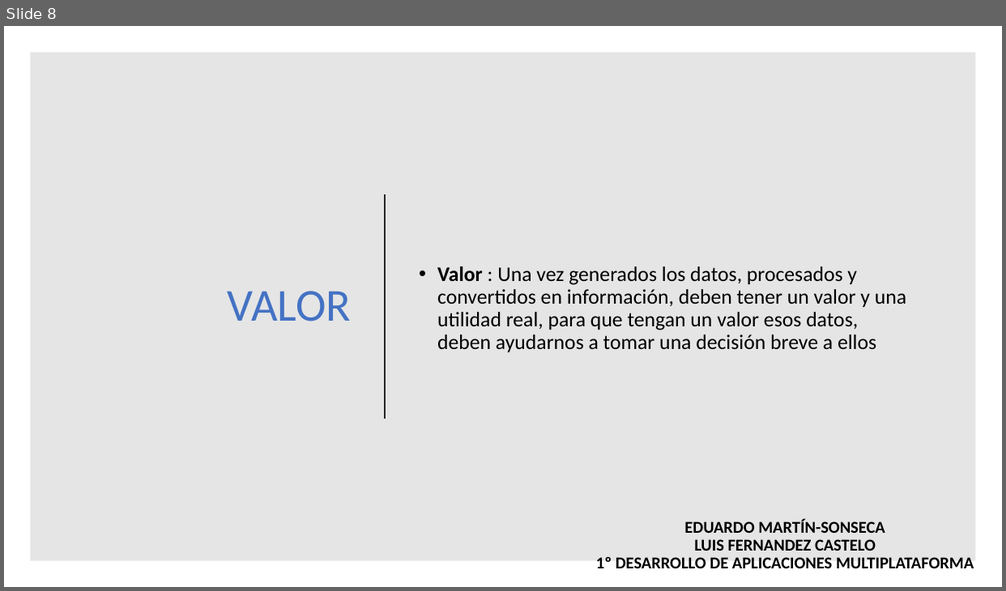
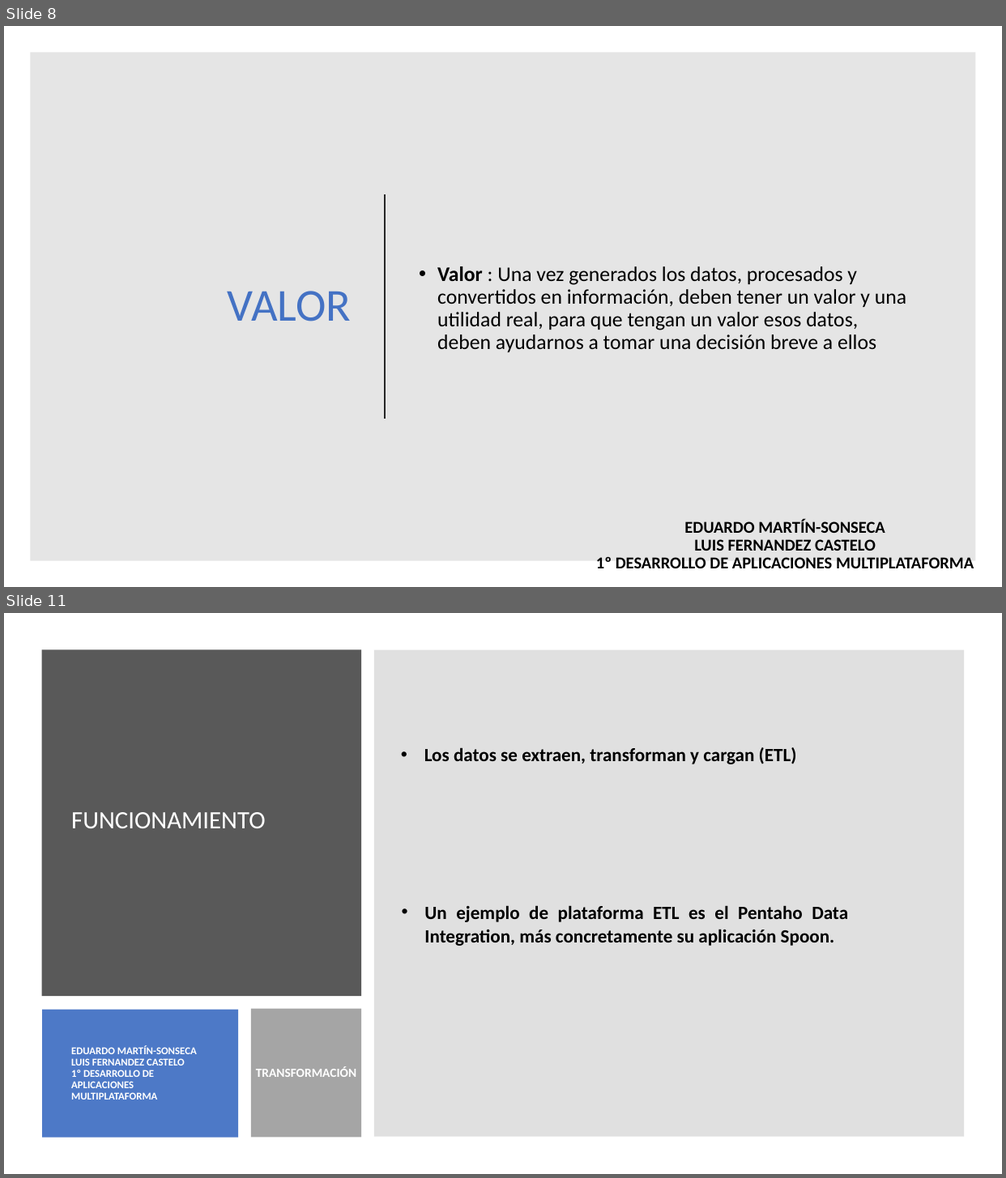
Before and after one commit to maraloeDev/Grado_SuperiorDAM, a slide deck: Bases de Datos/1º Evaluación/Ejercicios/Ejercicio2/Explotación de bases de datos Big Data.pptx. Shown one above the other, each under a label of ours: slide 8 before the commit, slides 8 and 11 after it; the slides between them are not shown. The pictures are 1006x591 and 1006x1178 pixels, drawn with LibreOffice and Linux fonts; fonts in the diff are those of the drawing. Boxes give left, top, right and bottom in pixels: in the first picture for what was removed or moved away, otherwise in the second. Text is boxed around its words. In the diff, an @@ line names an element or a change of style, - is before the commit and + after.

```diff
--- a/Bases de Datos/1º Evaluación/Ejercicios/Ejercicio2/Explotación de bases de datos Big Data.pptx
+++ b/Bases de Datos/1º Evaluación/Ejercicios/Ejercicio2/Explotación de bases de datos Big Data.pptx
@@ slide 11 added at (x1=4, y1=613, x2=1002, y2=1174), background #FFFFFF @@
@@ rectangle added at (x1=42, y1=649, x2=362, y2=996), fill #595959 @@
@@ rectangle added at (x1=374, y1=649, x2=965, y2=1137), fill #7F7F7F at 24% opacity @@
@@ text added at (x1=424, y1=747, x2=797, y2=764), 18 pt, text #000000, bold @@
+• Los datos se extraen, transforman y cargan (ETL)
@@ title added at (x1=71, y1=812, x2=265, y2=828), 24 pt, text #FFFFFF @@
+FUNCIONAMIENTO
@@ text added at (x1=424, y1=905, x2=848, y2=946), 18 pt, text #000000, bold @@
+• Un ejemplo de plataforma ETL es el Pentaho Data Integration, más concretamente su aplicación Spoon.
@@ rectangle added at (x1=42, y1=1010, x2=238, y2=1138), fill #4472C4 at 95% opacity @@
@@ rectangle added at (x1=251, y1=1009, x2=362, y2=1138), fill #A5A5A5 @@
@@ text added at (x1=71, y1=1046, x2=197, y2=1100), 10 pt, text #FFFFFF, bold @@
+EDUARDO MARTÍN-SONSECA
+LUIS FERNANDEZ CASTELO
+1º DESARROLLO DE APLICACIONES MULTIPLATAFORMA
@@ text added at (x1=256, y1=1067, x2=356, y2=1077), 12 pt, text #FFFFFF, bold @@
+TRANSFORMACIÓN
```
Also in this commit, not shown: 4 slides changed, 3 other slides added, 1 slide removed.
